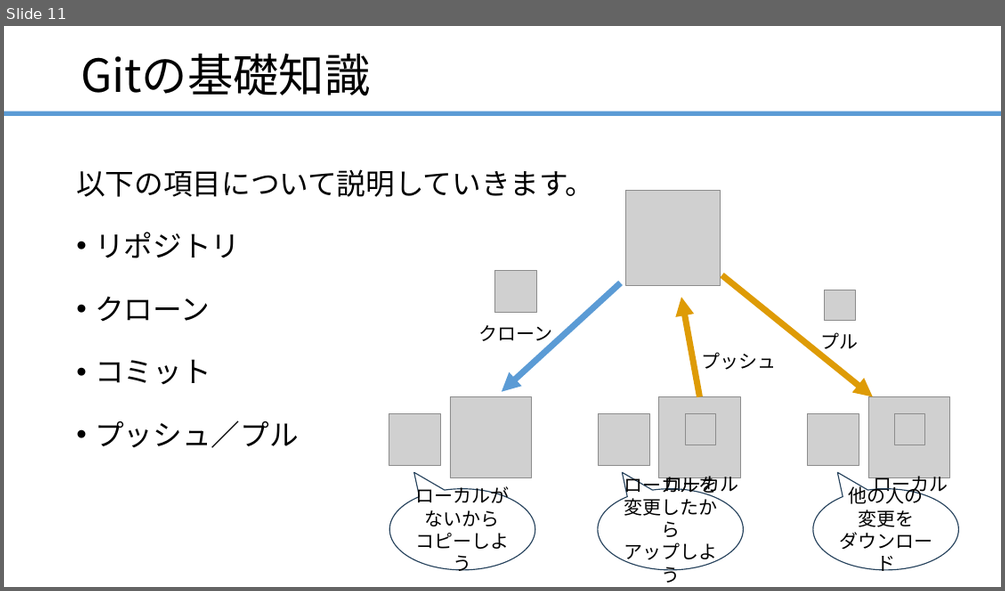
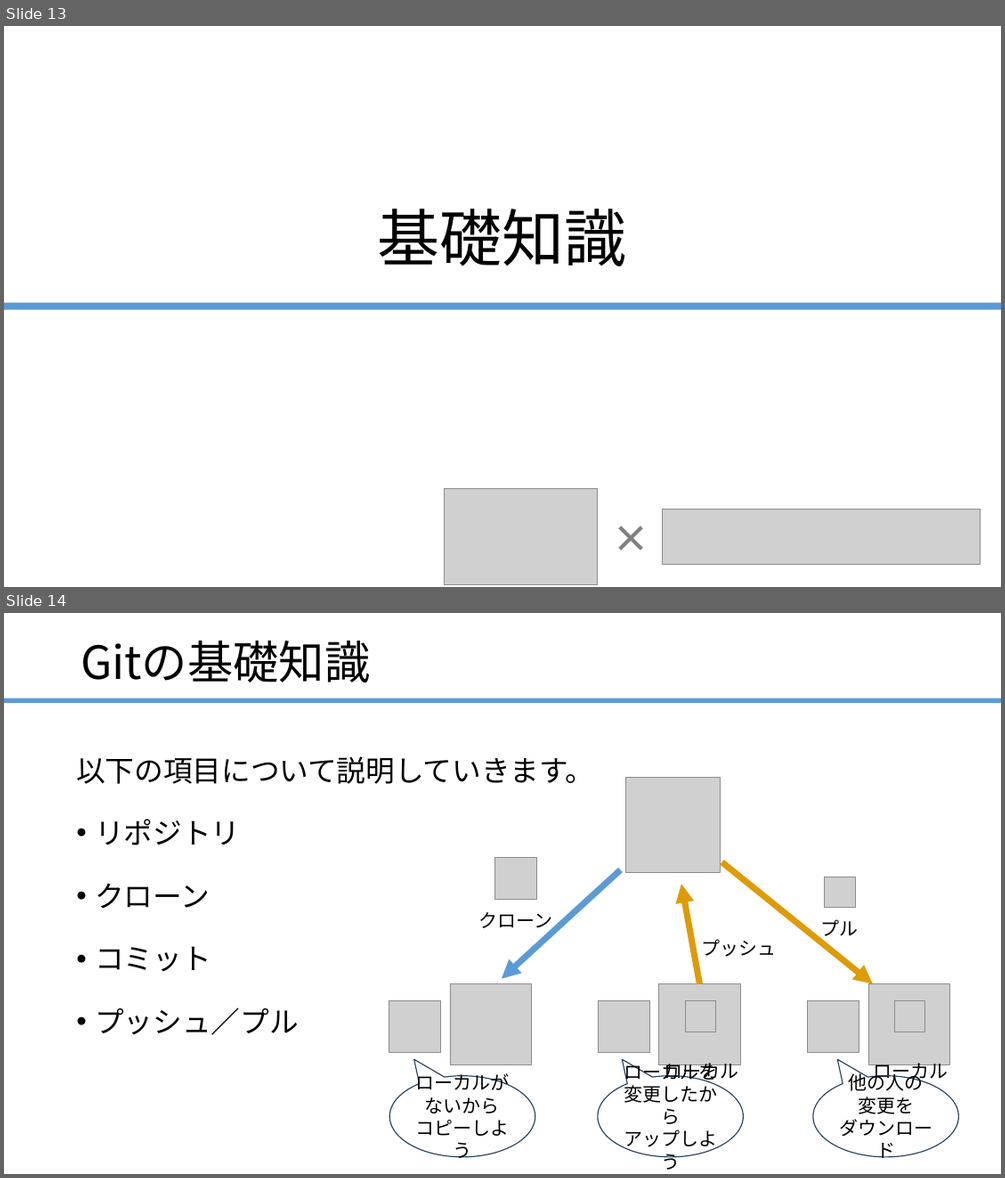
Before and after one commit to ainsAins/git4beginners, a slide deck: ハンズオン_Git入門.pptx. Shown one above the other, each under a label of ours: slide 11 before the commit, slides 13 and 14 after it. The pictures are 1005x591 and 1005x1178 pixels, drawn with LibreOffice and Linux fonts; fonts in the diff are those of the drawing; grey boxes stand for pictures. Boxes give left, top, right and bottom in pixels: in the first picture for what was removed or moved away, otherwise in the second. Text is boxed around its words. In the diff, an @@ line names an element or a change of style, - is before the commit and + after.

```diff
--- a/ハンズオン_Git入門.pptx
+++ b/ハンズオン_Git入門.pptx
@@ slide 13 added at box(4, 26, 1001, 587), background #FFFFFF @@
@@ title added at box(378, 208, 627, 266), 60 pt, text #000000 @@
+基礎知識
@@ rectangle added at box(4, 303, 1001, 310), fill #5B9BD5 @@
@@ picture added at box(445, 489, 598, 585) @@
@@ text added at box(606, 511, 655, 564), 36 pt, text #808080, bold @@
+×
@@ picture added at box(663, 509, 980, 564) @@
@@ what was slide 11 is now slide 14 @@
```
Also in this commit, not shown: 1 slide changed, 4 other slides added, 1 slide removed.
